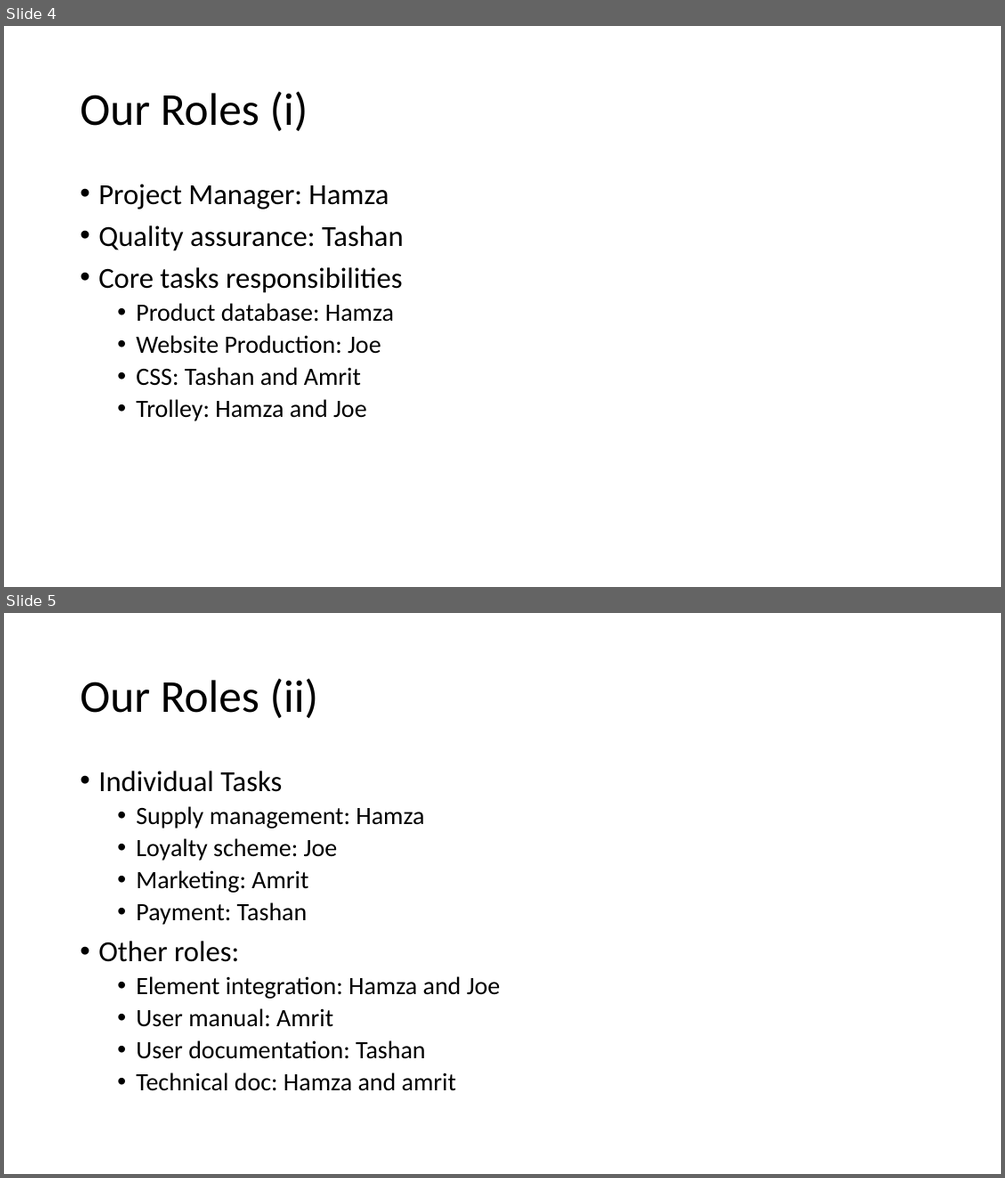
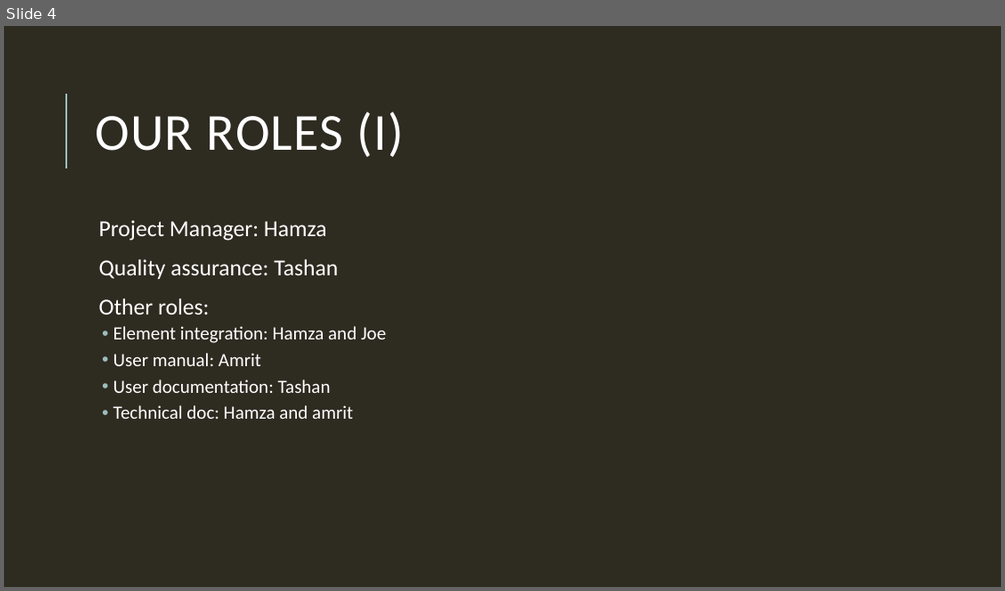
Before and after one commit to HamzaB93/UWL_Level5_Team_Project, a slide deck: Group_Docs/Team_Presentation_Group2.pptx. Shown one above the other, each under a label of ours: slides 4 and 5 before the commit, slide 4 after it. The pictures are 1005x1178 and 1005x591 pixels, drawn with LibreOffice and Linux fonts; fonts in the diff are those of the drawing. Boxes give left, top, right and bottom in pixels: in the first picture for what was removed or moved away, otherwise in the second. Text is boxed around its words. In the diff, an @@ line names an element or a change of style, - is before the commit and + after.

Commit message:
Hamza CORE: Added presentation.

```diff
--- a/Group_Docs/Team_Presentation_Group2.pptx
+++ b/Group_Docs/Team_Presentation_Group2.pptx
@@ slide 5 removed at (4,613,1001,1174), background #FFFFFF @@
@@ title removed at (80,678,319,718) @@
-Our Roles (ii)
@@ text removed at (98,771,501,1091) @@
-• Individual Tasks
-  • Supply management: Hamza
-  • Loyalty scheme: Joe
-  • Marketing: Amrit
-  • Payment: Tashan
-• Other roles:
-  • Element integration: Hamza and Joe
-  • User manual: Amrit
-  • User documentation: Tashan
-  • Technical doc: Hamza and amrit
@@ slide 4 changed as well @@
@@ background #FFFFFF to #2E2B21 @@
@@ line added from (66, 168) to (66, 94), #9CBEBD 1.5 pt @@
@@ title at (95,111,404,157): text changed; size 44 to 50 pt; text colour #000000 to #FFFFFF @@
-Our Roles (i)
+OUR ROLES (I)
@@ text "Project Manager: Hamza": place and size @@
-text "Project Manager: Hamza" at (98,184,404,421)
+text "Project Manager: Hamza" at (99,220,386,418)
@@ text at (99,220,338,279): size 28 to 22 pt, text colour #000000 to #FFFFFF in "Project Manager: Hamza", "Quality assurance: Tashan"; bullet • to  ; more space between paragraphs @@
@@ text at (99,298,386,418): text changed; size 24 to 18 pt; text colour #000000 to #FFFFFF @@
-• Core tasks responsibilities
-  • Product database: Hamza
-  • Website Production: Joe
-  • CSS: Tashan and Amrit
-  • Trolley: Hamza and Joe
+  Other roles:
+  • Element integration: Hamza and Joe
+  • User manual: Amrit
+  • User documentation: Tashan
+  • Technical doc: Hamza and amrit
```
Also in this commit, not shown: 11 other slides changed.
